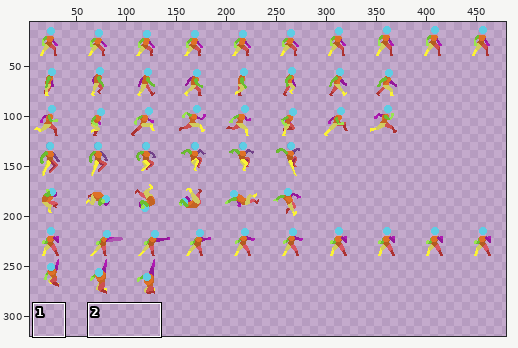
Sprite sheet: public/sprites/Player.png. The first picture is a wide view before the edit; the outline marks the close-up.
Close-up. Before the edit:
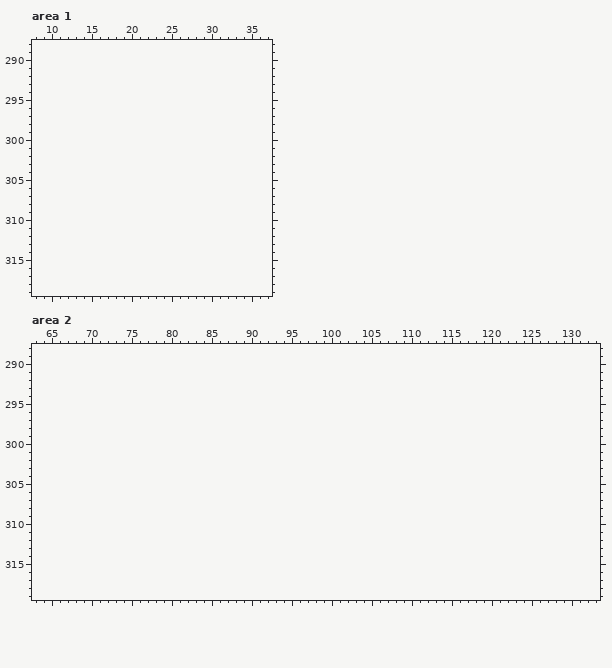
The file is 480x280 pixels. Shown: area 1: x 8..37, y 288..319; area 2: x 63..133, y 288..319. The old version is drawn lined up with the new one, on the new canvas. The wide view leaves out empty margins. The commit also changed other parts of the picture, which this record leaves out.
Palette (. is transparent): 
Now the later version:
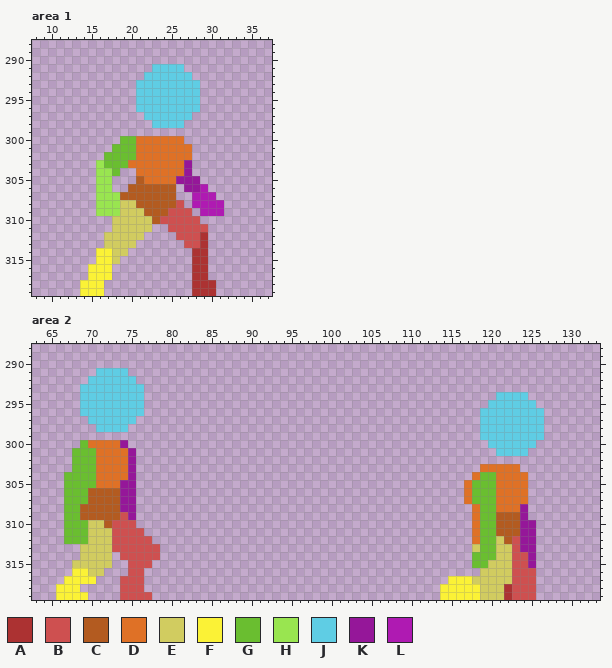
Colours new in this view: A #ac3232  B #ce5050  C #b35b20  D #df7126  E #d1cc60  F #fbf236  G #6abe30  H #99e550  J #5fcde4  K #951799  L #af1ab2
What changed:
canvas 480x280 -> 480x320
Changed rows in their new state; - is an unchanged pixel.
Area 1:
first column x 14:
291 ---------JJJJ-----
292 --------JJJJJJ----
293 -------JJJJJJJJ---
294 -------JJJJJJJJ---
295 -------JJJJJJJJ---
296 -------JJJJJJJJ---
297 --------JJJJJJ----
298 ---------JJJJ-----
300 -----GGDDDDDD-----
301 ----GGGDDDDDDD----
302 ---GGGGDDDDDDD----
303 --HGGGDDDDDDDK----
304 --HHG--DDDDDDK----
305 --HH---CDDDDKKK---
306 --HH--CCCCCC-KKL--
307 --HHHCCCCCCC--LLL-
308 --HHHEECCCCCB-LLLL
309 --HHHEEECCCBBB-LLL
310 ----EEEEECBBBBB---
311 ----EEEEE--BBBBB--
312 ---EEEEE----BBBA--
313 ---EEEE------BBA--
314 --FFEE--------AA--
315 --FFE---------AA--
316 -FFF----------AA--
317 -FFF----------AA--
318 FFF-----------AAA-
319 FFF-----------AAA-
Area 2:
first column x 66:
291 -----JJJJ----------------------------------------------------
292 ----JJJJJJ---------------------------------------------------
293 ---JJJJJJJJ--------------------------------------------------
294 ---JJJJJJJJ--------------------------------------------JJJJ--
295 ---JJJJJJJJ-------------------------------------------JJJJJJ-
296 ---JJJJJJJJ------------------------------------------JJJJJJJJ
297 ----JJJJJJ-------------------------------------------JJJJJJJJ
298 -----JJJJ--------------------------------------------JJJJJJJJ
299 -----------------------------------------------------JJJJJJJJ
300 ---GDDDDK---------------------------------------------JJJJJJ-
301 --GGGDDDDK---------------------------------------------JJJJ--
302 --GGGDDDDK---------------------------------------------------
303 --GGGDDDDK-------------------------------------------DDDDD---
304 -GGGGDDDDK------------------------------------------DGGDDDD--
305 -GGGGDDDKK-----------------------------------------DGGGDDDD--
306 -GGGCCCCKK-----------------------------------------DGGGDDDD--
307 -GGGCCCCKK-----------------------------------------DGGGDDDD--
308 -GGCCCCCKK------------------------------------------DGGDDDK--
309 -GGCCCCCBK------------------------------------------DGGCCCK--
310 -GGGEECBBB------------------------------------------DGGCCCKK-
311 -GGGEEEBBBB-----------------------------------------DGGCCCKK-
312 -GGGEEEBBBBB----------------------------------------DGGECBKK-
313 ---EEEEBBBBBB---------------------------------------EGGEEBKK-
314 ---EEEE-BBBBB---------------------------------------GGGEEBBK-
315 --EEEEE--BBB----------------------------------------GGEEEBBK-
316 --FFEE---BB------------------------------------------EEEEBBB-
317 -FFFF---BBB--------------------------------------FFFEEEEEBBB-
318 FFF-----BBB-------------------------------------FFFFFEEEABBB-
319 FFFF----BBBB------------------------------------FFFFFEEEABBB-
Changed places in both close-ups, as pixel boxes (x1, y1, x2, y2):
added: (80, 64, 224, 296)
added: (56, 368, 160, 600)
added: (440, 392, 544, 600)
